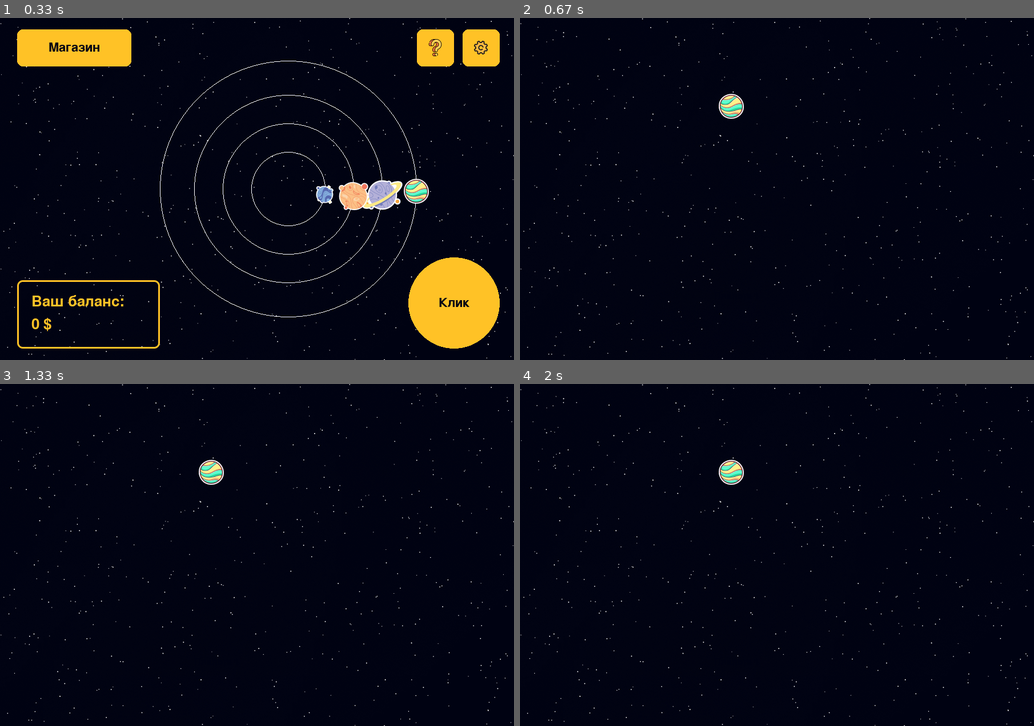
Above: before the commit, frames 1-4 (two rows, left to right).
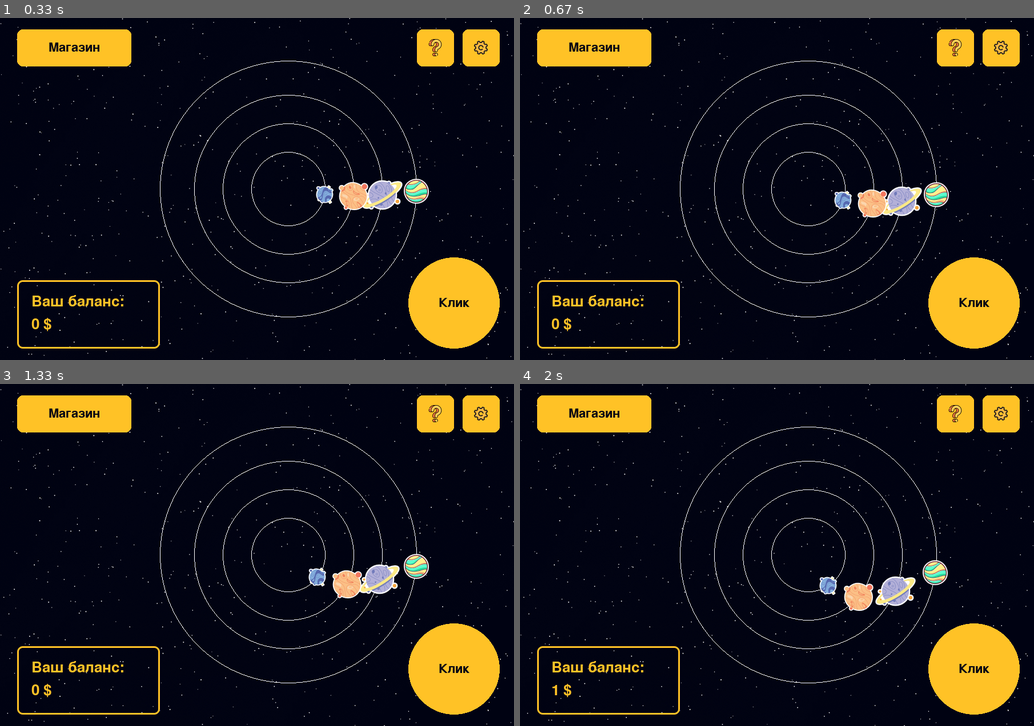
Above: after the commit, the same moments.

Repository: impanikaa/pygameProject
Game: pygame game, started from main.py
Two runs of this game, one before a commit and one after it. Both use one fixed random seed, a clock stepped at 60 frames per second and the inputs below.
Inputs (mouse positions are in pixels of both pictures, inside the frame that each line leads up to):
- Up to frame 1 (0.33 s): no input
- Up to frame 2 (0.67 s): click (843, 195) at 0.38 s
- Up to frame 3 (1.33 s): click (416, 561) at 0.72 s; click (380, 575) at 1.05 s
- Up to frame 4 (2 s): click (864, 585) at 1.38 s; click (972, 667) at 1.72 s, where only the run after the commit has a clickable "Клик"

Frame 1 is identical in both runs. In frame 2, 10% of the frame differs, in the area x 3-98%, y 3-97%; in frame 3, 10%; in frame 4, 10%.

Commit message:
исправление переключения на планеты

Diff:
--- a/main.py
+++ b/main.py
@@ -21,6 +21,12 @@
 
     def set_current_state(self, state):
         self.current_state = state
+
+    def set_selected_planet(self, planet):
+        self.selected_planet = planet
+
+    def get_selected_planet(self):
+        return self.selected_planet
 
     def switch_to_planet_screen(self, planet_id):
         self.current_state = PlanetScreenState(planet_id)
@@ -43,16 +49,20 @@
                 elif self.current_state.setting_button_rect.collidepoint(event.pos):
                     # Добавьте здесь действия для нажатия на кнопку "Настройки"
                     pass
+                elif self.current_state.planet_1_rect.collidepoint(event.pos):
+                    self.set_selected_planet(1)
+                    self.current_state.switch_to_planet_screen(1)
+                elif self.current_state.planet_2_rect.collidepoint(event.pos):
+                    self.set_selected_planet(2)
+                    self.current_state.switch_to_planet_screen(2)
+                elif self.current_state.planet_3_rect.collidepoint(event.pos):
+                    self.set_selected_planet(3)
+                    self.current_state.switch_to_planet_screen(3)
+                elif self.current_state.planet_4_rect.collidepoint(event.pos):
+                    self.set_selected_planet(4)
+                    self.current_state.switch_to_planet_screen(4)
                 elif self.current_state.click_button_rect.collidepoint(event.pos):
                     self.current_state.clicked_on_click_button = True
-                elif self.current_state.orbit_1.collidepoint(event.pos):
-                    self.switch_to_planet_screen(1)
-                elif self.current_state.orbit_2.collidepoint(event.pos):
-                    self.switch_to_planet_screen(2)
-                elif self.current_state.orbit_3.collidepoint(event.pos):
-                    self.switch_to_planet_screen(3)
-                elif self.current_state.orbit_4.collidepoint(event.pos):
-                    self.switch_to_planet_screen(4)
 
     def update(self):
         if self.planet_screen_active:
@@ -96,6 +106,11 @@
         self.font_black = pygame.font.SysFont(None, 32)
         self.font_vivid_orange = pygame.font.SysFont(None, 38)
 
+        self.planet_1_rect = pygame.Rect(0, 0, 60, 60)
+        self.planet_2_rect = pygame.Rect(0, 0, 75, 75)
+        self.planet_3_rect = pygame.Rect(0, 0, 55, 55)
+        self.planet_4_rect = pygame.Rect(0, 0, 35, 35)
+
         self.planet1_image = pygame.image.load("data/planet1.png")
         self.planet2_image = pygame.image.load("data/planet2.png")
         self.planet3_image = pygame.image.load("data/planet3.png")
@@ -159,35 +174,37 @@
             self.clicked_on_click_button = False
 
     def handle_event(self, event):
-        def handle_event(self, event):
-            if self.planet_screen_active:
-                self.current_state.handle_event(event)
-            else:
-                if event.type == pygame.MOUSEBUTTONDOWN:
-                    if self.click_button_rect.collidepoint(event.pos):
-                        self.clicked_on_click_button = True
-                    elif self.orbit_1.collidepoint(event.pos):
-                        self.switch_to_planet_screen(1)
-                    elif self.orbit_2.collidepoint(event.pos):
-                        self.switch_to_planet_screen(2)
-                    elif self.orbit_3.collidepoint(event.pos):
-                        self.switch_to_planet_screen(3)
-                    elif self.orbit_4.collidepoint(event.pos):
-                        self.switch_to_planet_screen(4)
+        if self.planet_screen_active:
+            self.current_state.handle_event(event)
+        else:
+            if event.type == pygame.MOUSEBUTTONDOWN:
+                if self.planet_1_rect.collidepoint(event.pos):
+                    self.switch_to_planet_screen(1)
+                elif self.planet_2_rect.collidepoint(event.pos):
+                    self.switch_to_planet_screen(2)
+                elif self.planet_3_rect.collidepoint(event.pos):
+                    self.switch_to_planet_screen(3)
+                elif self.planet_4_rect.collidepoint(event.pos):
+                    self.switch_to_planet_screen(4)
+                elif self.click_button_rect.collidepoint(event.pos):
+                    self.clicked_on_click_button = True
 
     def update_planet_positions(self):
-        # Обновление координат планет на орбитах
         self.planet1_x = int(self.orbit_1.centerx + self.orbit_1.width / 2 * math.cos(self.angle_1))
         self.planet1_y = int(self.orbit_1.centery + self.orbit_1.height / 2 * math.sin(self.angle_1))
+        self.planet_1_rect.center = (self.planet1_x, self.planet1_y)
 
         self.planet2_x = int(self.orbit_2.centerx + self.orbit_2.width / 2 * math.cos(self.angle_2))
         self.planet2_y = int(self.orbit_2.centery + self.orbit_2.height / 2 * math.sin(self.angle_2))
+        self.planet_2_rect.center = (self.planet2_x, self.planet2_y)
 
         self.planet3_x = int(self.orbit_3.centerx + self.orbit_3.width / 2 * math.cos(self.angle_3))
         self.planet3_y = int(self.orbit_3.centery + self.orbit_3.height / 2 * math.sin(self.angle_3))
+        self.planet_3_rect.center = (self.planet3_x, self.planet3_y)
 
         self.planet4_x = int(self.orbit_4.centerx + self.orbit_4.width / 2 * math.cos(self.angle_4))
         self.planet4_y = int(self.orbit_4.centery + self.orbit_4.height / 2 * math.sin(self.angle_4))
+        self.planet_4_rect.center = (self.planet4_x, self.planet4_y)
 
     def draw(self, screen):
         pygame.draw.rect(screen, self.shop_button_color, self.shop_button_rect,
@@ -249,7 +266,7 @@
     def __init__(self, planet_id):
         # Добавьте здесь инициализацию для экрана с планетой
         self.planet_id = planet_id
-        self.planet_image = pygame.image.load(f"data/planet{planet_id}.png")
+        self.planet_image = pygame.image.load(f"data/planet{planet_id}_big.png")
         self.orbit_rect = pygame.Rect(0, 0, 0, 0)  # Ваши координаты орбиты здесь
 
     def handle_event(self, event):
@@ -267,8 +284,8 @@
         # Отрисовка для экрана с планетой
 
         # Определение координат для отображения текста
-        text_x = 340  # Измените на необходимые вам координаты
-        text_y = 480  # Измените на необходимые вам координаты
+        text_x = 20  # Измените на необходимые вам координаты
+        text_y = 20  # Измените на необходимые вам координаты
 
         # Отображение текста
         text = pygame.font.SysFont(None, 24).render(f"Планета {self.planet_id}", True, text_color)
@@ -297,3 +314,5 @@
 
     pygame.display.flip()
     clock.tick(60)
+
+pygame.quit()
Binary file added: data/planet1_big.png
Binary file added: data/planet2_big.png
Binary file added: data/planet3_big.png
Binary file added: data/planet4_big.png
